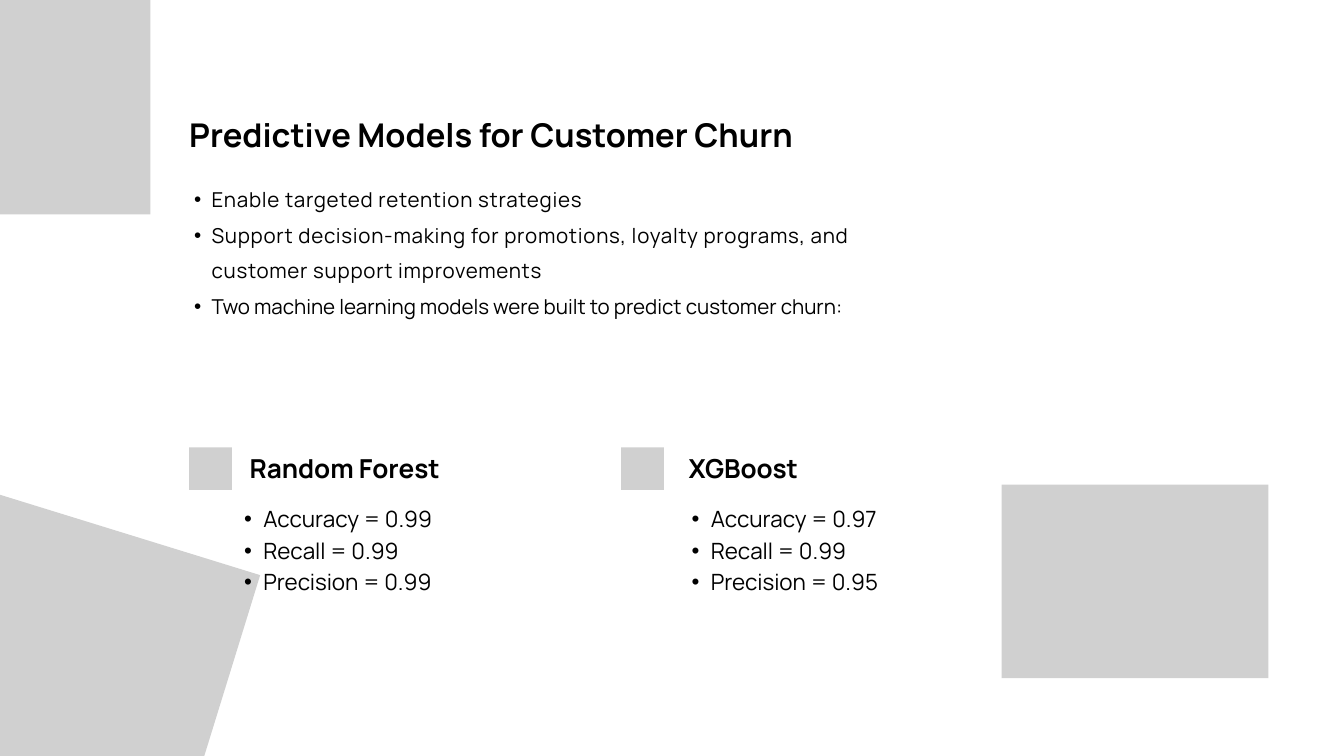
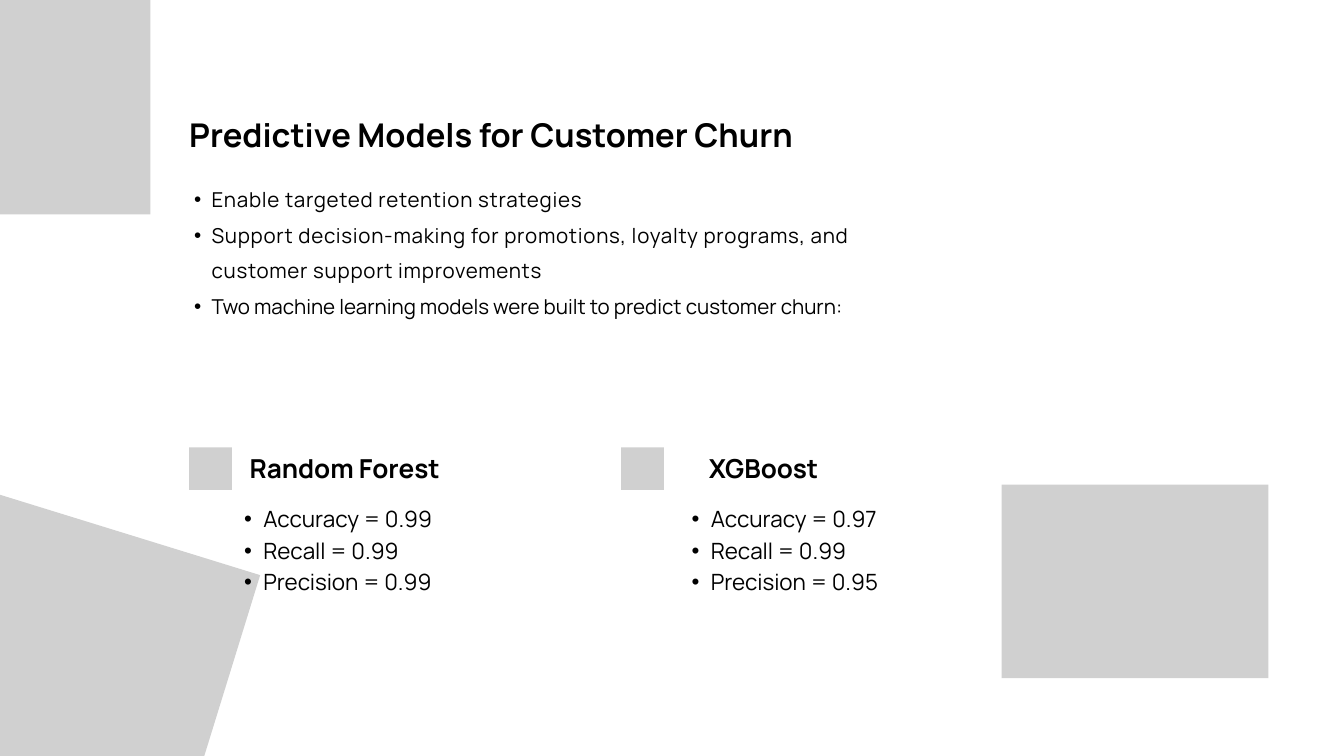
Before and after one commit to EngiEid/Customer_Churn_Dataset_Analysis, a slide deck: slide 23 of StayZen Customer Churn Presentation.pptx. Drawn at 1344x756 pixels with LibreOffice and Linux fonts; fonts in the diff are those of the drawing; grey boxes stand for pictures. Boxes give left, top, right and bottom in pixels: in the first picture for what was removed or moved away, otherwise in the second. Text is boxed around its words. In the diff, an @@ line names an element or a change of style, - is before the commit and + after.

```diff
--- a/StayZen Customer Churn Presentation.pptx
+++ b/StayZen Customer Churn Presentation.pptx
@@ text "XGBoost" moved from (x1=689, y1=458, x2=798, y2=479) to (x1=709, y1=458, x2=818, y2=479) @@
```
Also in this commit, not shown: 4 other slides changed, 1 slide added, 1 slide removed, 6 other files.
